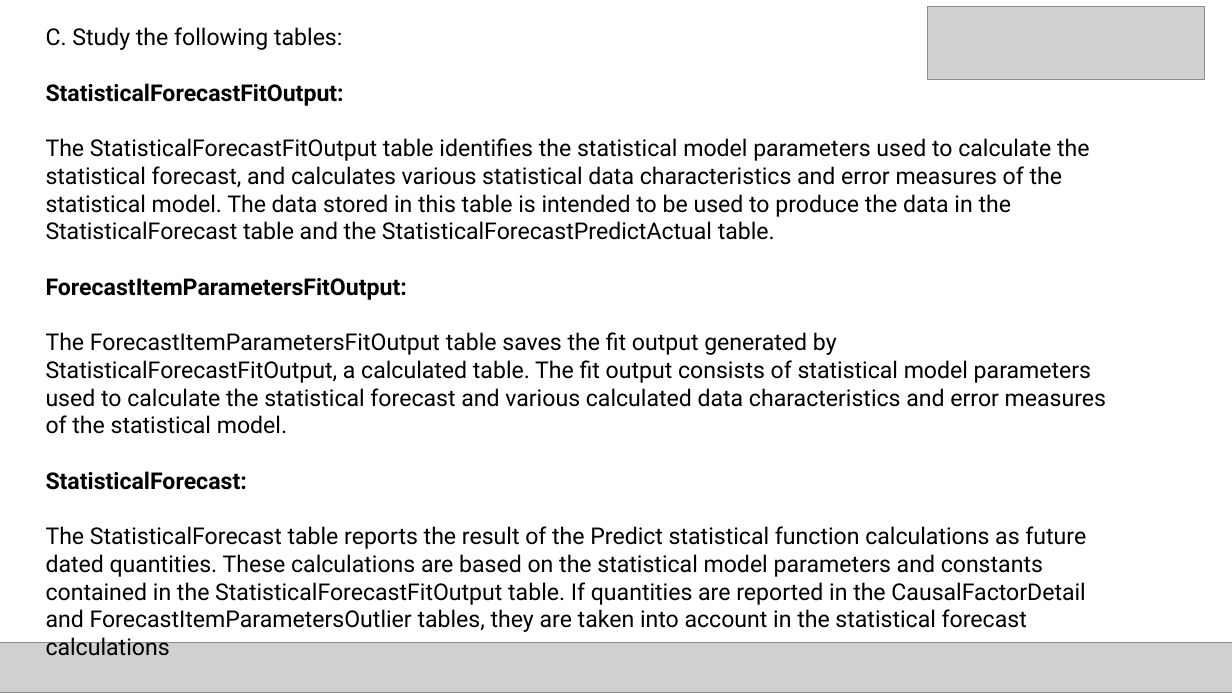
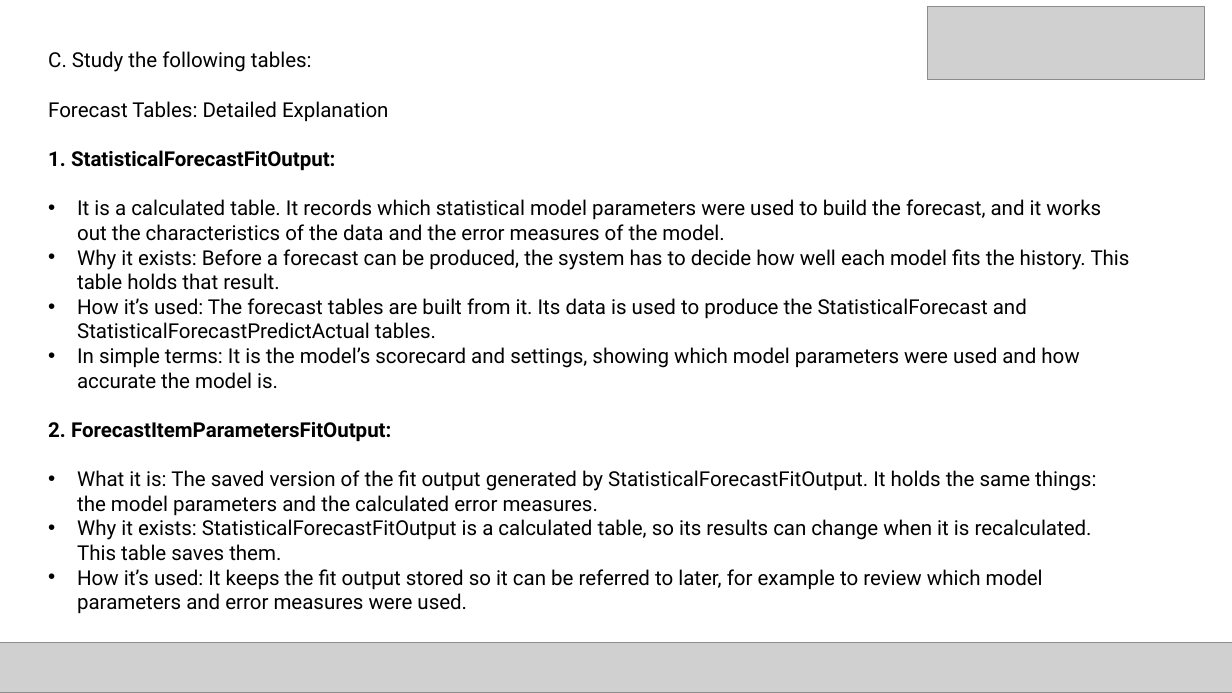
Before and after one commit to anushkundu/AI-business-report-generator, a slide deck: slide 25 of DP1 (2).pptx (slide 19 before the commit). Drawn at 1232x693 pixels with LibreOffice and Linux fonts; fonts in the diff are those of the drawing; grey boxes stand for pictures. Boxes give left, top, right and bottom in pixels: in the first picture for what was removed or moved away, otherwise in the second. Text is boxed around its words. In the diff, an @@ line names an element or a change of style, - is before the commit and + after.

```diff
--- a/DP1 (2).pptx
+++ b/DP1 (2).pptx
@@ text "C. Study the following tables:": place and size @@
-text "C. Study the following tables:" at <box>46,27,1106,656</box>
+text "C. Study the following tables:" at <box>48,51,1130,614</box>
@@ text at <box>48,51,312,72</box>: size 18 to 16 pt in "C. Study the following tables:" @@
@@ text at <box>48,101,1130,614</box>: text changed; size 18 to 16 pt @@
-StatisticalForecastFitOutput:
-The StatisticalForecastFitOutput table identifies the statistical model parameters used to calculate the statistical forecast, and calculates various statistical data characteristics and error measures of the statistical model. The data stored in this table is intended to be used to produce the data in the StatisticalForecast table and the StatisticalForecastPredictActual table.
-ForecastItemParametersFitOutput:
-The ForecastItemParametersFitOutput table saves the fit output generated by StatisticalForecastFitOutput, a calculated table. The fit output consists of statistical model parameters used to calculate the statistical forecast and various calculated data characteristics and error measures of the statistical model.
-StatisticalForecast:
-The StatisticalForecast table reports the result of the Predict statistical function calculations as future dated quantities. These calculations are based on the statistical model parameters and constants contained in the StatisticalForecastFitOutput table. If quantities are reported in the CausalFactorDetail and ForecastItemParametersOutlier tables, they are taken into account in the statistical forecast calculations
+Forecast Tables: Detailed Explanation
+1. StatisticalForecastFitOutput:
+• It is a calculated table. It records which statistical model parameters were used to build the forecast, and it works out the characteristics of the data and the error measures of the model.
+• Why it exists: Before a forecast can be produced, the system has to decide how well each model fits the history. This table holds that result.
+• How it’s used: The forecast tables are built from it. Its data is used to produce the StatisticalForecast and StatisticalForecastPredictActual tables.
+• In simple terms: It is the model’s scorecard and settings, showing which model parameters were used and how accurate the model is.
+2. ForecastItemParametersFitOutput:
+• What it is: The saved version of the fit output generated by StatisticalForecastFitOutput. It holds the same things: the model parameters and the calculated error measures.
+• Why it exists: StatisticalForecastFitOutput is a calculated table, so its results can change when it is recalculated. This table saves them.
+• How it’s used: It keeps the fit output stored so it can be referred to later, for example to review which model parameters and error measures were used.
```
Also in this commit, not shown: 28 other slides changed, 10 slides added, 3 slides removed.
